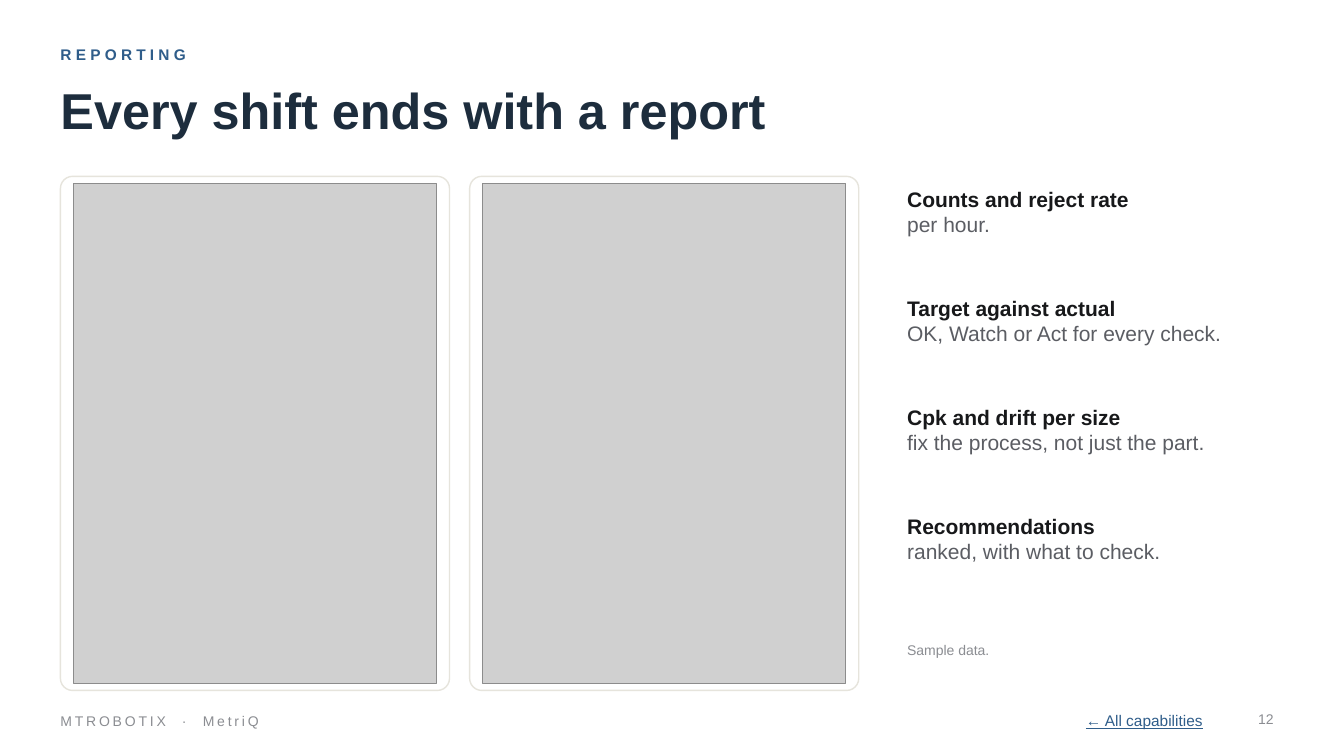
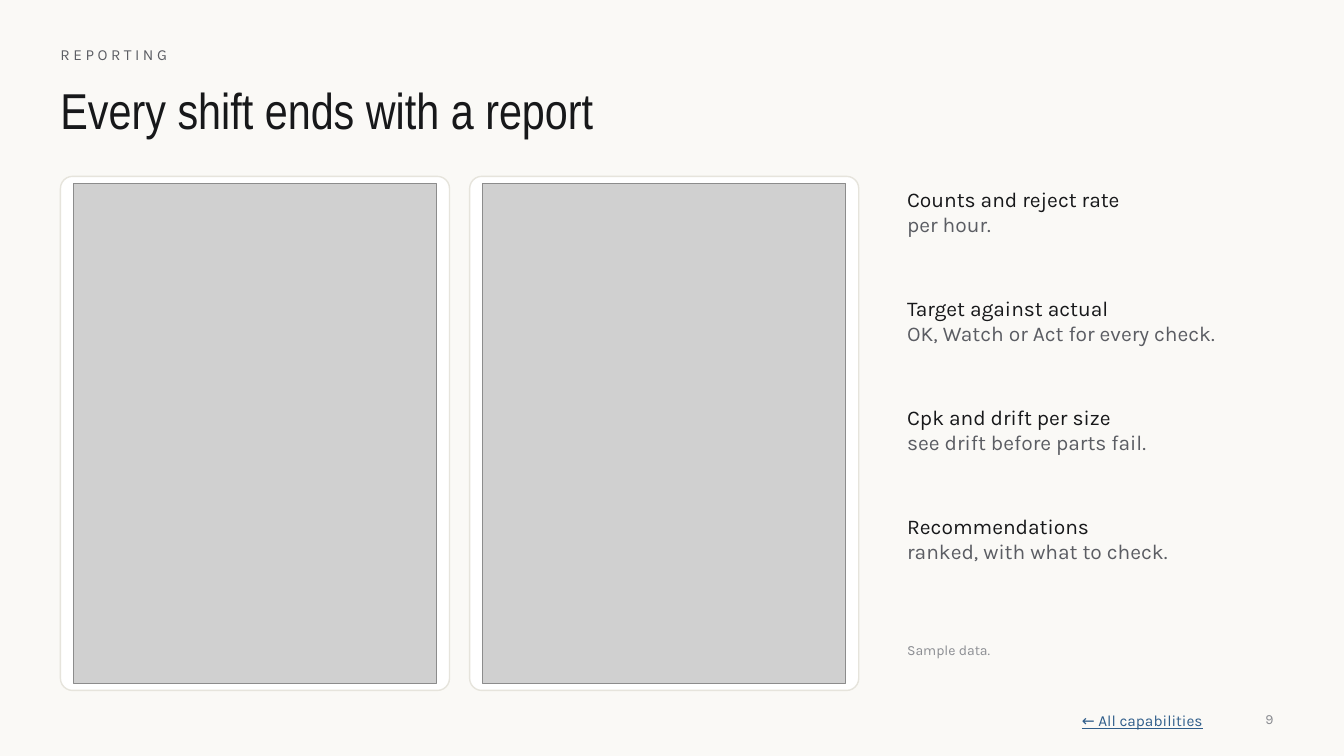
Before and after one commit to MTRobotix/MTR-SOP, a slide deck: slide 9 of content/general/attachments/metriq-pitch-deck.pptx (slide 12 before the commit). Drawn at 1344x756 pixels with LibreOffice and Linux fonts; fonts in the diff are those of the drawing; grey boxes stand for pictures; background and template pictures are left out. Boxes give left, top, right and bottom in pixels: in the first picture for what was removed or moved away, otherwise in the second. Text is boxed around its words. In the diff, an @@ line names an element or a change of style, - is before the commit and + after.

```diff
--- a/content/general/attachments/metriq-pitch-deck.pptx
+++ b/content/general/attachments/metriq-pitch-deck.pptx
@@ background #FFFFFF to #FAF9F6 @@
@@ text "REPORTING" at box(60, 50, 166, 60): font Arial to Karla, text colour #2F5D8A to #5B5D63, letter spacing 3 to 2.5 pt, bold off @@
@@ title "Every shift ends with a ..." at box(60, 92, 593, 139): font Arial to Arial Narrow, text colour #1D2D3D to #17181A, bold off @@
@@ text "Counts and reject rate" at box(907, 192, 1120, 237): font Arial to Karla; bold off in "Counts and reject rate" @@
@@ text "Target against actual" at box(907, 301, 1215, 346): font Arial to Karla; bold off in "Target against actual" @@
@@ text at box(907, 410, 1111, 430): font Arial to Karla, bold off in "Cpk and drift per size" @@
@@ text at box(907, 435, 1146, 455): text changed; font Arial to Karla @@
-fix the process, not just the part.
+see drift before parts fail.
@@ text "Recommendations" at box(907, 519, 1168, 561): font Arial to Karla; bold off in "Recommendations" @@
@@ text "Sample data." at box(907, 645, 990, 658): font Arial to Karla @@
@@ text removed at box(60, 716, 259, 729) @@
-MTROBOTIX · MetriQ
@@ text "← All capabilities" at box(1098, 715, 1203, 730): font Arial to Karla @@
@@ page number at box(1265, 715, 1273, 724): text changed; font Arial to Karla @@
-12
+9
```
Also in this commit, not shown: 12 other slides changed, 3 slides added, 1 slide removed, 52 other files.
